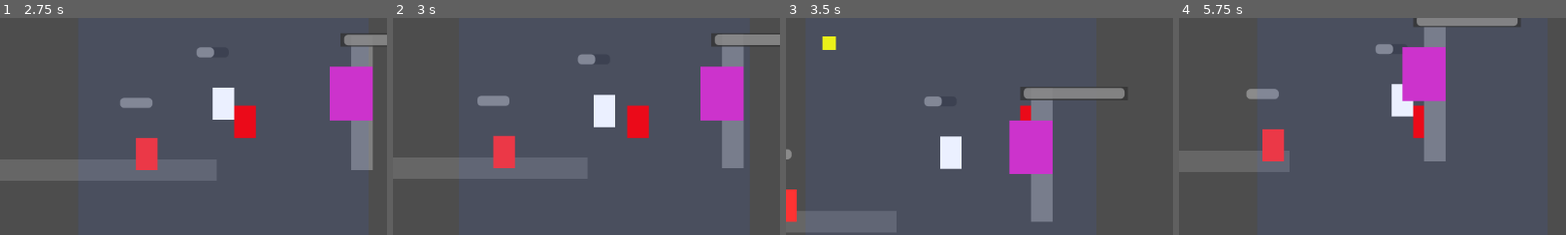
Above: before the commit, frames 1-4 (left to right).
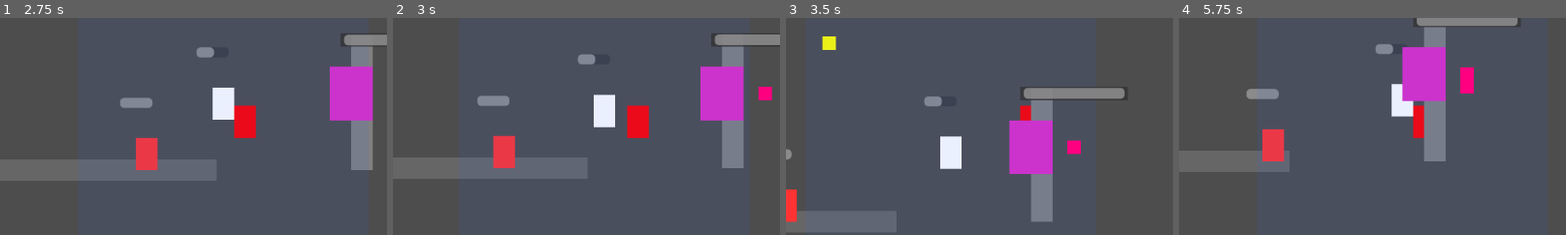
Above: after the commit, the same moments.

Repository: qq554597352/infinity-exe
Game: Godot game, scene res://scenes/levels/test_level.tscn
The game is run twice, just before and just after one commit, with the same random seed, the same clock (stepped at 60 frames per second) and the same inputs.
Inputs:
- Up to frame 1 (2.75 s): hold D (move_right) 0.53-2.03 s; tap J (attack) at 0.6, 2.1 s; tap Space (jump) at 0.77, 1.52 s; tap E (grapple) at 1.35 s; hold A (move_left) from 2.03 s (still down)
- Up to frame 2 (3 s): release A (move_left) at 2.78 s; hold D (move_right) from 2.78 s (still down); tap E (grapple) at 2.85 s
- Up to frame 3 (3.5 s): keep holding D (move_right); tap Space (jump) at 3.02 s
- Up to frame 4 (5.75 s): tap J (attack) at 3.6, 5.1 s; tap Space (jump) at 3.77, 4.52 s; release D (move_right) at 4.28 s; hold A (move_left) 4.28-5.03 s; tap E (grapple) at 4.35 s; hold D (move_right) from 5.03 s (still down)
The pictures show only the part of the screen within x 20-70%, y 30-80%; the shares and areas given below are measured in that part.

Frame 1 is identical in both runs. In frame 2, 0.2% of the frame differs, in the area x 94-98%, y 31-38%; in frame 3, 0.2%; in frame 4, 0.4%, in the area x 72-77%, y 22-35%.
Error before the commit: Invalid assignment of property or key 'direction' with value of type 'Vector2' on a base object of type 'Area2D'. (res://scripts/enemies/architect.gd:219)

Commit message:
fix: Use set() to assign direction property on projectile

Diff:
--- a/scripts/enemies/architect.gd
+++ b/scripts/enemies/architect.gd
@@ -214,12 +214,12 @@
 """
 	projectile.set_script(proj_script)
 
-	# 设置方向（朝向玩家）
-	var to_player = player.global_position - global_position
-	projectile.direction = to_player.normalized()
-
 	# 添加碰撞检测
 	projectile.body_entered.connect(_on_projectile_hit.bind(projectile))
+
+	# 设置方向（朝向玩家）- 需要在脚本设置之后）
+	var to_player = player.global_position - global_position
+	projectile.set("direction", to_player.normalized())
 
 	get_parent().add_child(projectile)
 	print("ARCHITECT 发射投射物！")
